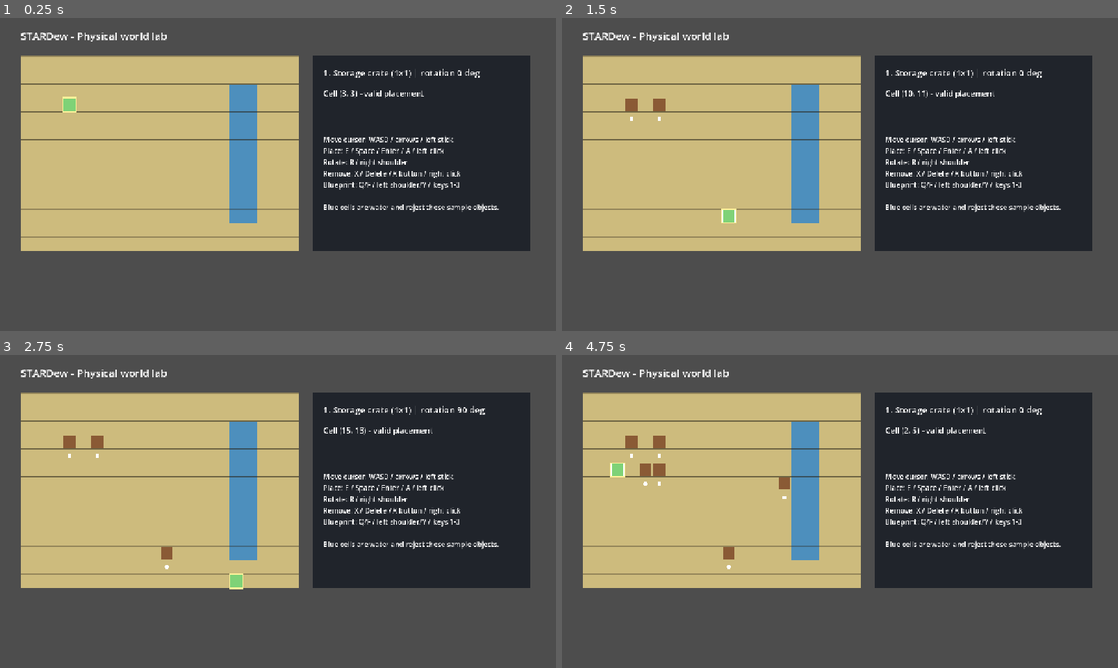
Above: before the commit, frames 1-4 (two rows, left to right).
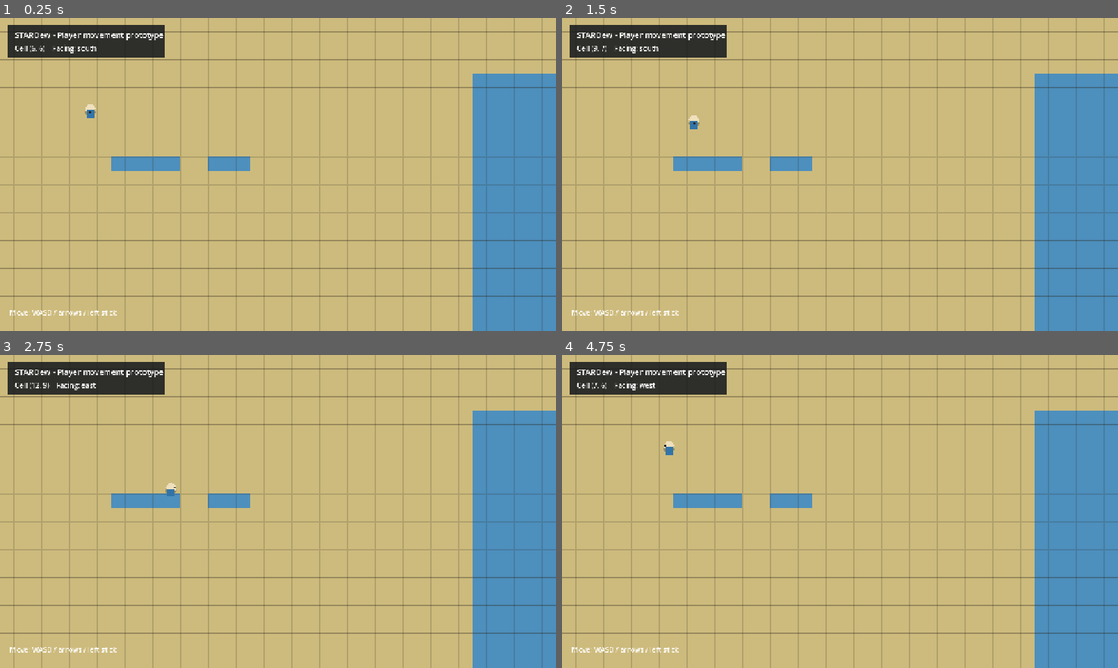
Above: after the commit, the same moments.

Repository: danisanchezcrespo/stardew
Game: Godot game, scene res://main.tscn
Two runs of this game, one before a commit and one after it. Both use one fixed random seed, a clock stepped at 60 frames per second and the inputs below.
Inputs (mouse positions are in pixels of both pictures, inside the frame that each line leads up to):
- Up to frame 1 (0.25 s): no input
- Up to frame 2 (1.5 s): tap Enter at 0.5 s; move the mouse to (962, 158) at 0.52 s; hold D (move_right) 0.53-1.28 s; hold E (interact) 0.53-1.28 s; click (962, 158) at 0.67 s; tap Space at 0.77 s; move the mouse to (728, 190) at 1.27 s; hold S (move_down) from 1.28 s (still down); tap X (remove_placed) at 1.35 s
- Up to frame 3 (2.75 s): tap Space at 1.52 s; move the mouse to (333, 442) at 2.02 s; release S (move_down) at 2.03 s; hold D (move_right) from 2.03 s (still down); hold R (rotate_blueprint) from 2.03 s (still down)
- Up to frame 4 (4.75 s): move the mouse to (812, 574) at 2.77 s; release D (move_right) at 2.78 s; release R (rotate_blueprint) at 2.78 s; hold W (move_up) 2.78-3.53 s; tap F (select_next) at 2.85 s; click (812, 574) at 2.92 s; tap Space at 3.02, 3.77, 4.52 s; move the mouse to (1006, 558) at 3.52 s; hold Q (select_previous) 3.53-4.28 s; hold A (move_left) from 3.53 s (still down); move the mouse to (673, 464) at 4.27 s; tap Enter at 4.35 s

The runs differ from the first frame. In frame 1, 75% of the frame differs, in the area x 0-100%, y 0-100%; in frame 2, 76%; in frame 3, 76%; in frame 4, 76%.

Commit message:
Add physical player movement prototype

Diff:
--- /dev/null
+++ b/godot/gameplay/main_game.gd
@@ -0,0 +1,106 @@
+class_name MainGame
+extends Node2D
+
+const PlayerScene = preload("res://player/player.tscn")
+
+const CELL_SIZE := 32
+const WORLD_SIZE := Vector2i(50, 30)
+const WORLD_PIXELS := Vector2(WORLD_SIZE * CELL_SIZE)
+const SAND := Color("#cdbb7d")
+const WATER := Color("#4d8fbd")
+const GRID_LINE := Color(0.16, 0.14, 0.10, 0.18)
+
+var player: CharacterBody2D
+var position_label: Label
+var water_cells: Dictionary = {}
+
+
+func _ready() -> void:
+	_build_terrain()
+	_build_boundaries()
+	_build_player()
+	_build_hud()
+	queue_redraw()
+
+
+func _process(_delta: float) -> void:
+	if player != null and position_label != null:
+		var cell := Vector2i(floori(player.position.x / CELL_SIZE), floori(player.position.y / CELL_SIZE))
+		position_label.text = "Cell %s    Facing: %s" % [str(cell), player.facing]
+
+
+func _build_terrain() -> void:
+	for y in range(4, 26):
+		for x in range(34, 40):
+			water_cells[Vector2i(x, y)] = true
+	for x in range(8, 18):
+		water_cells[Vector2i(x, 10)] = true
+	water_cells.erase(Vector2i(13, 10))
+	water_cells.erase(Vector2i(14, 10))
+	for cell: Vector2i in water_cells:
+		_add_static_rect(Vector2(cell * CELL_SIZE) + Vector2.ONE * 16.0, Vector2.ONE * CELL_SIZE, "Water")
+
+
+func _build_boundaries() -> void:
+	_add_static_rect(Vector2(WORLD_PIXELS.x * 0.5, -16), Vector2(WORLD_PIXELS.x + 64, 32), "NorthBoundary")
+	_add_static_rect(Vector2(WORLD_PIXELS.x * 0.5, WORLD_PIXELS.y + 16), Vector2(WORLD_PIXELS.x + 64, 32), "SouthBoundary")
+	_add_static_rect(Vector2(-16, WORLD_PIXELS.y * 0.5), Vector2(32, WORLD_PIXELS.y + 64), "WestBoundary")
+	_add_static_rect(Vector2(WORLD_PIXELS.x + 16, WORLD_PIXELS.y * 0.5), Vector2(32, WORLD_PIXELS.y + 64), "EastBoundary")
+
+
+func _add_static_rect(center: Vector2, rectangle_size: Vector2, body_name: String) -> void:
+	var body := StaticBody2D.new()
+	body.name = body_name
+	body.position = center
+	var collision := CollisionShape2D.new()
+	var shape := RectangleShape2D.new()
+	shape.size = rectangle_size
+	collision.shape = shape
+	body.add_child(collision)
+	add_child(body)
+
+
+func _build_player() -> void:
+	player = PlayerScene.instantiate()
+	player.position = Vector2(6.5, 6.5) * CELL_SIZE
+	add_child(player)
+	var camera: Camera2D = player.get_node("Camera2D")
+	camera.limit_left = 0
+	camera.limit_top = 0
+	camera.limit_right = int(WORLD_PIXELS.x)
+	camera.limit_bottom = int(WORLD_PIXELS.y)
+
+
+func _build_hud() -> void:
+	var layer := CanvasLayer.new()
+	add_child(layer)
+	var background := ColorRect.new()
+	background.position = Vector2(18, 16)
+	background.size = Vector2(360, 76)
+	background.color = Color(0.08, 0.09, 0.11, 0.86)
+	layer.add_child(background)
+	var title := Label.new()
+	title.position = Vector2(34, 26)
+	title.text = "STARDew - Player movement prototype"
+	title.add_theme_font_size_override("font_size", 18)
+	layer.add_child(title)
+	position_label = Label.new()
+	position_label.position = Vector2(34, 58)
+	position_label.add_theme_font_size_override("font_size", 16)
+	layer.add_child(position_label)
+	var help := Label.new()
+	help.set_anchors_preset(Control.PRESET_BOTTOM_LEFT)
+	help.position = Vector2(22, -54)
+	help.text = "Move: WASD / arrows / left stick"
+	help.add_theme_color_override("font_color", Color.WHITE)
+	help.add_theme_font_size_override("font_size", 16)
+	layer.add_child(help)
+
+
+func _draw() -> void:
+	for y in range(WORLD_SIZE.y):
+		for x in range(WORLD_SIZE.x):
+			var cell := Vector2i(x, y)
+			var rect := Rect2(Vector2(cell * CELL_SIZE), Vector2.ONE * CELL_SIZE)
+			draw_rect(rect, WATER if water_cells.has(cell) else SAND)
+			draw_rect(rect, GRID_LINE, false, 1.0)
--- /dev/null
+++ b/godot/gameplay/main_game.tscn
@@ -0,0 +1,6 @@
+[gd_scene load_steps=2 format=3]
+
+[ext_resource path="res://gameplay/main_game.gd" type="Script" id="1_game"]
+
+[node name="MainGame" type="Node2D"]
+script = ExtResource("1_game")
--- a/godot/input/input_defaults.gd
+++ b/godot/input/input_defaults.gd
@@ -28,6 +28,10 @@
 	_add_joypad_button("remove_placed", JOY_BUTTON_X)
 	_add_joypad_button("select_previous", JOY_BUTTON_LEFT_SHOULDER)
 	_add_joypad_button("select_next", JOY_BUTTON_Y)
+	_add_joypad_button("move_left", JOY_BUTTON_DPAD_LEFT)
+	_add_joypad_button("move_right", JOY_BUTTON_DPAD_RIGHT)
+	_add_joypad_button("move_up", JOY_BUTTON_DPAD_UP)
+	_add_joypad_button("move_down", JOY_BUTTON_DPAD_DOWN)
 	_add_joypad_axis("move_left", JOY_AXIS_LEFT_X, -1.0)
 	_add_joypad_axis("move_right", JOY_AXIS_LEFT_X, 1.0)
 	_add_joypad_axis("move_up", JOY_AXIS_LEFT_Y, -1.0)
--- a/godot/main.tscn
+++ b/godot/main.tscn
@@ -1,6 +1,7 @@
 [gd_scene load_steps=2 format=3]
 
-[ext_resource path="res://world/debug/world_debug.gd" type="Script" id="1_debug"]
+[ext_resource path="res://gameplay/main_game.tscn" type="PackedScene" id="1_game"]
 
-[node name="STARDew" type="Node2D"]
-script = ExtResource("1_debug")
+[node name="STARDew" type="Node"]
+
+[node name="MainGame" parent="." instance=ExtResource("1_game")]
--- /dev/null
+++ b/godot/player/player.tscn
@@ -0,0 +1,10 @@
+[gd_scene load_steps=2 format=3]
+
+[ext_resource path="res://player/player_controller.gd" type="Script" id="1_player"]
+
+[node name="Player" type="CharacterBody2D"]
+script = ExtResource("1_player")
+
+[node name="Camera2D" type="Camera2D" parent="."]
+position_smoothing_enabled = true
+position_smoothing_speed = 7.0
--- /dev/null
+++ b/godot/player/player_controller.gd
@@ -0,0 +1,63 @@
+class_name PlayerController
+extends CharacterBody2D
+
+const InputDefaultsType = preload("res://input/input_defaults.gd")
+
+const WALK_SPEED_PX := 128.0
+const COLLISION_RADIUS_PX := 10.0
+
+var facing := "south"
+var movement_enabled := true
+
+
+func _ready() -> void:
+	InputDefaultsType.ensure_actions()
+	if get_node_or_null("CollisionShape2D") == null:
+		var collision := CollisionShape2D.new()
+		collision.name = "CollisionShape2D"
+		var shape := CircleShape2D.new()
+		shape.radius = COLLISION_RADIUS_PX
+		collision.shape = shape
+		add_child(collision)
+	queue_redraw()
+
+
+func _physics_process(_delta: float) -> void:
+	var intent := Vector2.ZERO
+	if movement_enabled:
+		intent = Input.get_vector("move_left", "move_right", "move_up", "move_down")
+	apply_movement_intent(intent)
+	move_and_slide()
+
+
+func apply_movement_intent(intent: Vector2) -> void:
+	var normalized := intent.limit_length(1.0)
+	velocity = normalized * WALK_SPEED_PX
+	if normalized.is_zero_approx():
+		return
+	if absf(normalized.x) > absf(normalized.y):
+		facing = "east" if normalized.x > 0.0 else "west"
+	else:
+		facing = "south" if normalized.y > 0.0 else "north"
+	queue_redraw()
+
+
+func _draw() -> void:
+	_draw_shadow_ellipse(Vector2(0, 9), Vector2(13, 6), Color(0.0, 0.0, 0.0, 0.25))
+	draw_circle(Vector2(0, 1), 11.0, Color("#efe0bd"))
+	draw_rect(Rect2(-9, 5, 18, 16), Color("#3274a8"))
+	var direction := {
+		"north": Vector2.UP,
+		"east": Vector2.RIGHT,
+		"south": Vector2.DOWN,
+		"west": Vector2.LEFT,
+	}[facing] as Vector2
+	draw_circle(direction * 8.0 + Vector2(0, 1), 2.5, Color("#2b2520"))
+
+
+func _draw_shadow_ellipse(center: Vector2, radii: Vector2, color: Color) -> void:
+	var points := PackedVector2Array()
+	for index in range(24):
+		var angle := TAU * float(index) / 24.0
+		points.append(center + Vector2(cos(angle) * radii.x, sin(angle) * radii.y))
+	draw_colored_polygon(points, color)
--- /dev/null
+++ b/godot/tests/test_player_movement.gd
@@ -0,0 +1,63 @@
+extends SceneTree
+
+const PlayerScene = preload("res://player/player.tscn")
+
+
+func _initialize() -> void:
+	var failures: Array[String] = []
+	_test_velocity_and_facing(failures)
+	await _test_main_scene_and_collision(failures)
+
+	if failures.is_empty():
+		print("PASS: player movement")
+		quit(0)
+		return
+	for failure in failures:
+		push_error(failure)
+	quit(1)
+
+
+func _test_velocity_and_facing(failures: Array[String]) -> void:
+	var player: CharacterBody2D = PlayerScene.instantiate()
+	root.add_child(player)
+	player.apply_movement_intent(Vector2(1, 1))
+	_expect(is_equal_approx(player.velocity.length(), 128.0), "Diagonal movement should be normalized to walk speed.", failures)
+	_expect(player.facing == "south", "Equal diagonal input should resolve to vertical facing.", failures)
+	player.apply_movement_intent(Vector2.LEFT)
+	_expect(player.facing == "west", "Horizontal input should update facing.", failures)
+	player.apply_movement_intent(Vector2.ZERO)
+	_expect(player.facing == "west", "Stopping should retain the last facing direction.", failures)
+	player.queue_free()
+
+
+func _test_main_scene_and_collision(failures: Array[String]) -> void:
+	var scene: PackedScene = load("res://main.tscn")
+	var game_root: Node = scene.instantiate()
+	root.add_child(game_root)
+	await process_frame
+	var game: Node2D = game_root.get_node("MainGame")
+	var player: CharacterBody2D = game.player
+	_expect(player != null, "Main scene should contain the physical player.", failures)
+	var camera: Camera2D = player.get_node("Camera2D")
+	_expect(camera.limit_right == 1600 and camera.limit_bottom == 960, "Camera should be constrained to the authored world.", failures)
+
+	player.position = Vector2(1076, 176)
+	Input.action_press("move_right")
+	for _index in range(6):
+		await physics_frame
+	Input.action_release("move_right")
+	_expect(player.position.x <= 1078.1, "Player should not cross into water collision.", failures)
+
+	player.position = Vector2(12, 300)
+	Input.action_press("move_left")
+	for _index in range(6):
+		await physics_frame
+	Input.action_release("move_left")
+	_expect(player.position.x >= 9.9, "Player should not leave the west world boundary.", failures)
+	game_root.queue_free()
+	await process_frame
+
+
+func _expect(condition: bool, message: String, failures: Array[String]) -> void:
+	if not condition:
+		failures.append(message)
--- a/godot/tests/test_world_debug_scene.gd
+++ b/godot/tests/test_world_debug_scene.gd
@@ -3,7 +3,7 @@
 
 func _initialize() -> void:
 	var failures: Array[String] = []
-	var scene: PackedScene = load("res://main.tscn")
+	var scene: PackedScene = load("res://world/debug/world_debug.tscn")
 	var lab: Node = scene.instantiate()
 	root.add_child(lab)
 	await process_frame
--- /dev/null
+++ b/godot/world/debug/world_debug.tscn
@@ -0,0 +1,6 @@
+[gd_scene load_steps=2 format=3]
+
+[ext_resource path="res://world/debug/world_debug.gd" type="Script" id="1_debug"]
+
+[node name="WorldDebugLab" type="Node2D"]
+script = ExtResource("1_debug")
Not shown, changed: docs/MILESTONE_2.md
Not shown, added: docs/MILESTONE_3.md
Not shown, changed: godot/tests/README.md
